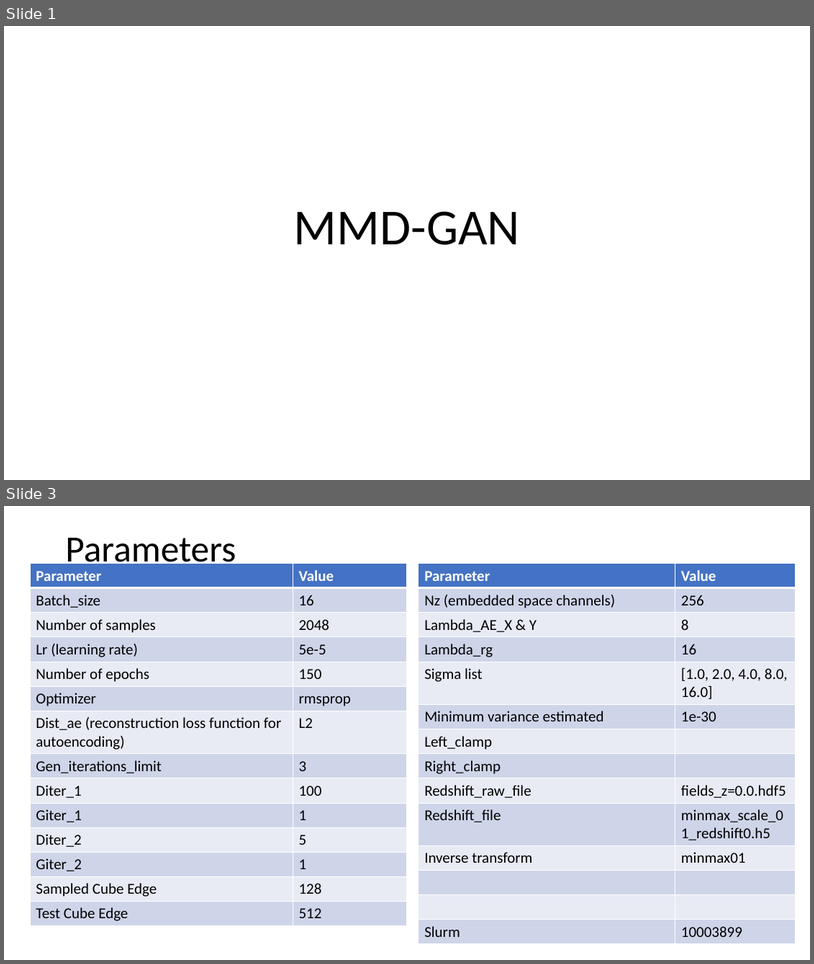
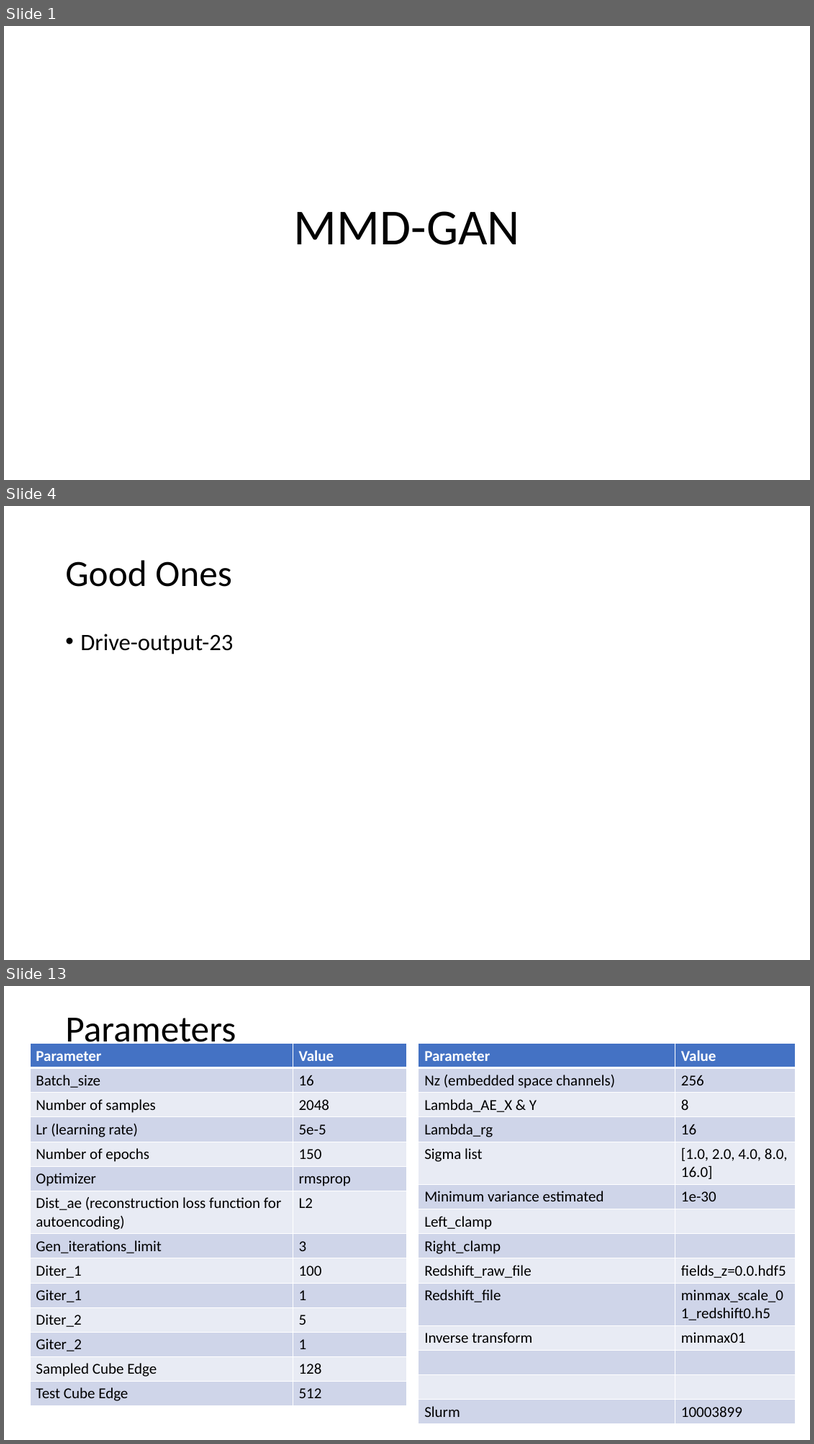
Before and after one commit to NYU-CDS-Capstone-Project/HydroGAN, a slide deck: mmd_gan/mmd_gan_deck.pptx. Shown one above the other, each under a label of ours: slides 1 and 3 before the commit, slides 1, 4 and 13 after it; the slides between them are not shown. The pictures are 814x964 and 814x1444 pixels, drawn with LibreOffice and Linux fonts; fonts in the diff are those of the drawing. Boxes give left, top, right and bottom in pixels: in the first picture for what was removed or moved away, otherwise in the second. Text is boxed around its words. In the diff, an @@ line names an element or a change of style, - is before the commit and + after.

```diff
--- a/mmd_gan/mmd_gan_deck.pptx
+++ b/mmd_gan/mmd_gan_deck.pptx
@@ slide 4 added at bbox=[4, 506, 810, 960], background #FFFFFF @@
@@ title added at bbox=[65, 560, 232, 587], 44 pt, text #000000 @@
+Good Ones
@@ text added at bbox=[80, 633, 233, 654], 28 pt, text #000000 @@
+• Drive-output-23
@@ what was slide 3 is now slide 13 @@
```
Also in this commit, not shown: 2 slides changed, 9 other slides added, 3 other files.
